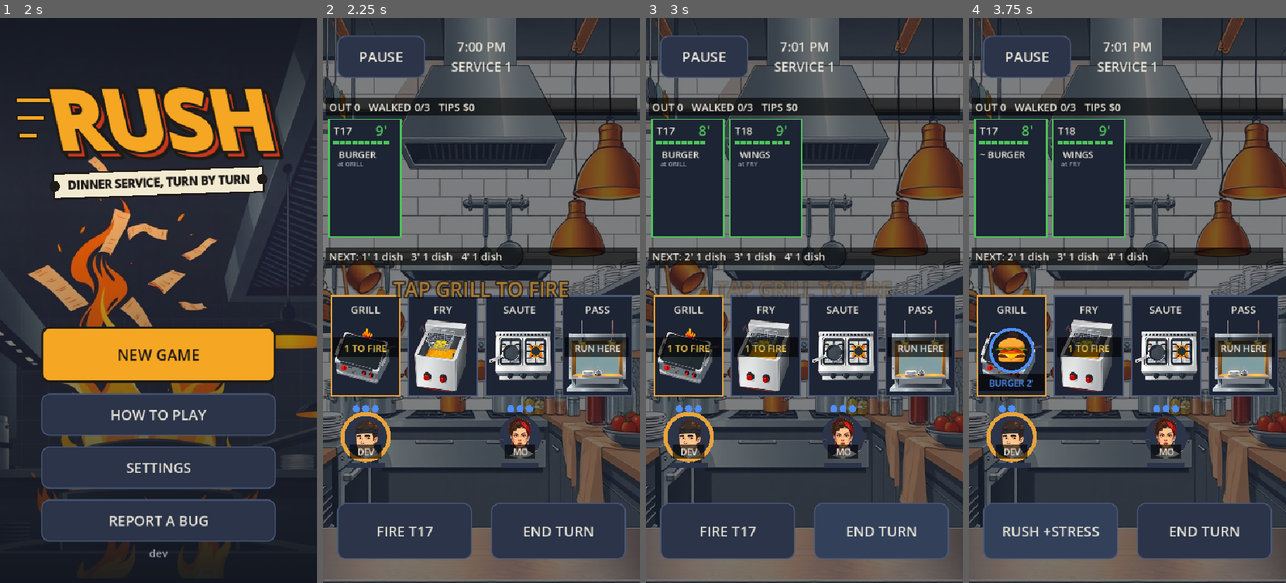
Above: before the commit, frames 1-4 (left to right).
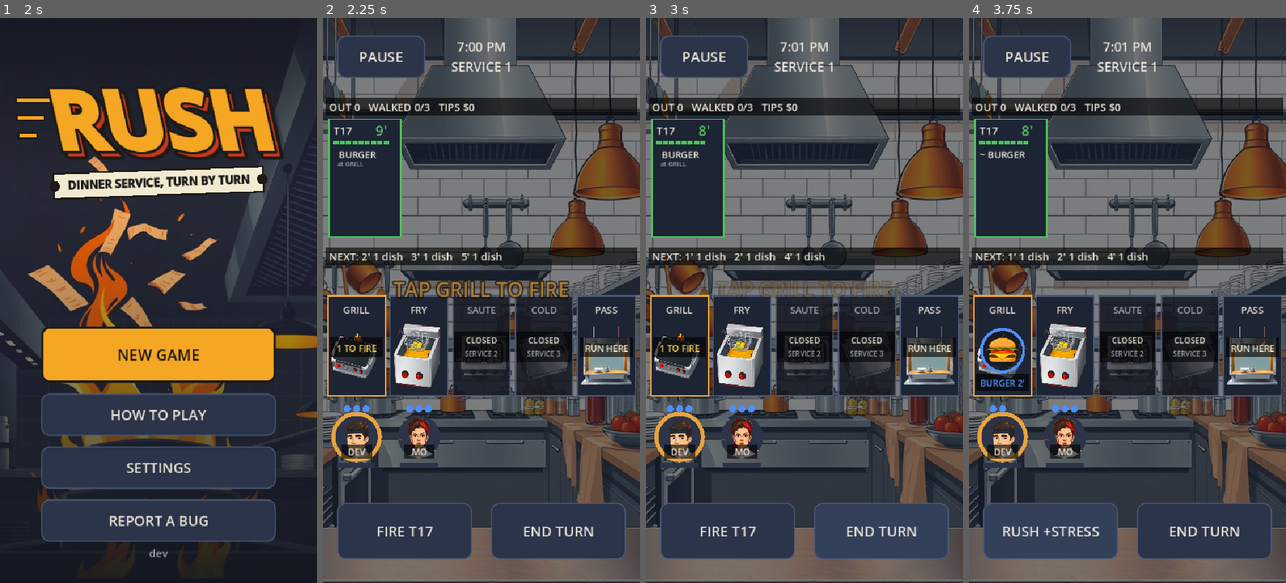
Above: after the commit, the same moments.

Repository: duffpowell-commits/Rush
Game: Godot game, scene res://scenes/boot.tscn
Same seed, same stepped clock (60 frames per second), same inputs: the game is played once before the commit and once after it.
Inputs:
- Up to frame 1 (2 s): click "Skip splash" at 0.5 s; click "SKIP" at 1.25 s
- Up to frame 2 (2.25 s): click "NEW GAME" at 2 s
- Up to frame 3 (3 s): click "END TURN" at 2.75 s
- Up to frame 4 (3.75 s): click "FIRE T17" at 3.5 s

Frame 1 is identical in both runs. In frame 2, 12% of the frame differs, in the area x 1-99%, y 41-80%; in frame 3, 16%; in frame 4, 16%, in the area x 1-99%, y 17-80%.

Commit message:
Stations open as the night goes on: grill + fry, saute in service 2, a new cold station in service 3
Duff's pick (Nov 25, 'by service, automatic'). Kitchen.OPENS; PASS moves to index 4 behind COLD
(salad, cake). Closed stations take no tickets, can't be stood at, are walked past for free, and draw
dimmed with CLOSED / SERVICE N. The service card announces a new station with its art and dishes.
Save v5 migrates a mid-service save onto the longer line with every station open. Curve 7 + 1:
bot s1 ~8%, s2 ~32%, s3 ~48%, s4 ~71% game over. New art: Forge rush-st-cold / dish-salad /
dish-cake (style A). Tests: test_kitchen_stations_open (seen failing). Autoplay: TAP PASS walks past
closed stations, STATIONS PASS.

Co-Authored-By: Claude Opus 5.5 <noreply@anthropic.com>
Claude-Session: https://claude.ai/code/session_01V3sbxLu4c4oLEvnvp25i9E

Diff:
--- a/scripts/autoplay.gd
+++ b/scripts/autoplay.gd
@@ -127,15 +127,18 @@
 	var fired_by_tap := false
 	var coach_up: bool = game.has_node("Coach_fire")
 	await _shot("first_minute")
-	# Walk MO one station left with a tap, then back: moves cost actions.
+	# Walk MO from FRY to the PASS with a tap: one action, because the closed saute and cold
+	# stations in service 1 are walked past for free. A tap on a closed station goes nowhere.
 	await _tap_at(game.field.get_global_transform() * game.cook_pos(1))
-	await _tap_at(game.field.get_global_transform() * game.station_rect(1).get_center())
-	var moved: bool = k.crew[1].at == 1 and k.crew[1].ap == k.ap - 1
+	await _tap_at(game.field.get_global_transform() * game.station_rect(2).get_center())
+	var closed_ok: bool = k.crew[1].at == 1 and "OPENS IN SERVICE 2" in game.note.text
+	await _tap_at(game.field.get_global_transform() * game.station_rect(Kitchen.PASS_IX).get_center())
+	var moved: bool = closed_ok and k.crew[1].at == Kitchen.PASS_IX and k.crew[1].ap == k.ap - 1
 	await _tap_at(game.field.get_global_transform() * game.cook_pos(0))
 	await _tap_at(game.field.get_global_transform() * game.station_rect(0).get_center())
 	await _frames(2)
 	fired_by_tap = k.pans[0].get("dish", "") == "BURGER"
-	_check(coach_up and moved and fired_by_tap, "TAP PASS (hint shown, MO walked to FRY for 1 action, DEV fired the burger)")
+	_check(coach_up and moved and fired_by_tap, "TAP PASS (hint shown, closed SAUTE refused, MO walked FRY->PASS past closed stations for 1 action, DEV fired the burger)")
 	# The next hint follows by itself: after FIRE, END TURN is taught.
 	var next_hint := false
 	for i in 60:
@@ -248,6 +251,10 @@
 	_check(graded and game.level == 2 and not game.between,
 		"GRADE PASS (service 1 graded %s, NEXT SERVICE -> service %d)" % [letter, game.level])
 	# Service 2 opens on its twist card (bus tour, fritz, VIP or critic); HEARD! closes it.
+	# The line grows by service: saute opens in service 2 and the card says so (cold opens in service 3).
+	var ns: Node = game.find_child("NewStation", true, false)
+	_check(ns != null and "SAUTE" in ns.text and game.k.is_open(2) and not game.k.is_open(3),
+		"STATIONS PASS (service 2 opens %s; cold still closed)" % (ns.text if ns != null else "nothing"))
 	var twist: Node = game.find_child("Twist", true, false)
 	var twist_name: String = twist.text if twist != null else "?"
 	await _shot("tonight")
--- a/scripts/game.gd
+++ b/scripts/game.gd
@@ -25,11 +25,12 @@
 const HowToPlay = preload("res://scripts/how_to_play.gd")
 const ART_BG := preload("res://assets/art/bg_line.jpg")
 const ART_STATIONS := [preload("res://assets/art/station_grill.png"), preload("res://assets/art/station_fryer.png"),
-	preload("res://assets/art/station_saute.png"), preload("res://assets/art/station_pass.png")]
+	preload("res://assets/art/station_saute.png"), preload("res://assets/art/station_cold.png"), preload("res://assets/art/station_pass.png")]
 const ART_COOKS := {"DEV": preload("res://assets/art/cook_dev.png"), "MO": preload("res://assets/art/cook_mo.png")}
 const ART_DISHES := {"BURGER": preload("res://assets/art/dish_burger.png"), "STEAK": preload("res://assets/art/dish_steak.png"),
 	"FRIES": preload("res://assets/art/dish_fries.png"), "WINGS": preload("res://assets/art/dish_wings.png"),
-	"PASTA": preload("res://assets/art/dish_pasta.png"), "SCAMPI": preload("res://assets/art/dish_scampi.png")}
+	"PASTA": preload("res://assets/art/dish_pasta.png"), "SCAMPI": preload("res://assets/art/dish_scampi.png"),
+	"SALAD": preload("res://assets/art/dish_salad.png"), "CAKE": preload("res://assets/art/dish_cake.png")}
 const LIVES := 3             # tables you can walk in one service
 
 ## Live sliders (DEV MENU -> TUNE). Applied when a service starts.
@@ -40,7 +41,7 @@
 var crew_ap := 3.0
 var stress_cap := 6.0
 var service_turns := 20.0
-var first_tickets := 8.0
+var first_tickets := 7.0
 var more_tickets := 1.0
 var rush_stress := 1.0
 
@@ -378,24 +379,52 @@
 	_new_service()
 	checkpoint()
 	_after_move()
-	if k.event != "":
+	if k.event != "" or new_station() >= 0:
 		tonight()
+
+
+## The station that opens this service (-1 if none): the line grows by service.
+func new_station() -> int:
+	for i in Kitchen.OPENS.size():
+		if Kitchen.OPENS[i] == k.service and Kitchen.OPENS[i] > 1 and not k.all_open:
+			return i
+	return -1
 
 
 ## The twist card at the top of a service: what's different tonight, one line.
 func tonight() -> void:
-	var ev: Array = Kitchen.EVENTS[k.event]
+	var ns := new_station()
 	get_node("/root/Subs").clear()   # the twist's own cue, not the last turn's sizzle
-	get_node("/root/Subs").cue("[bell: %s]" % ev[0].to_lower())
+	if k.event != "":
+		get_node("/root/Subs").cue("[bell: %s]" % Kitchen.EVENTS[k.event][0].to_lower())
 	# Its own box, not sheet_box: a pause (back, focus-out) on top swaps sheet_box, and HEARD! must
 	# still close this card afterwards.
 	var box := UI.sheet(self)
 	twist_box = box
-	box.add_child(UI.label("TONIGHT", 22, UI.DIM))
-	var head := UI.label(ev[0], 36, MenuArt.FLAME)
-	head.name = "Twist"
-	box.add_child(head)
-	box.add_child(UI.label(ev[1], 24))
+	if ns >= 0:   # the line grows: a station opens tonight, with its dishes
+		var dishes: Array = Kitchen.DISHES.keys().filter(func(d): return Kitchen.DISHES[d].st == ns)
+		var opened := UI.label("NEW STATION: " + Kitchen.STATIONS[ns], 30, UI.ACCENT)
+		opened.name = "NewStation"
+		box.add_child(opened)
+		var row := HBoxContainer.new()
+		row.alignment = BoxContainer.ALIGNMENT_CENTER
+		row.add_theme_constant_override("separation", 12)
+		for tex in [ART_STATIONS[ns]] + dishes.map(func(d): return ART_DISHES[d]):
+			var pic := TextureRect.new()
+			pic.texture = tex
+			pic.expand_mode = TextureRect.EXPAND_IGNORE_SIZE
+			pic.stretch_mode = TextureRect.STRETCH_KEEP_ASPECT_CENTERED
+			pic.custom_minimum_size = Vector2(80, 80)
+			row.add_child(pic)
+		box.add_child(row)
+		box.add_child(UI.label("Now on the menu: " + " and ".join(dishes.map(func(d): return d.to_lower())) + ".", 22))
+	if k.event != "":
+		var ev: Array = Kitchen.EVENTS[k.event]
+		box.add_child(UI.label("TONIGHT", 22, UI.DIM))
+		var head := UI.label(ev[0], 36, MenuArt.FLAME)
+		head.name = "Twist"
+		box.add_child(head)
+		box.add_child(UI.label(ev[1], 24))
 	box.add_child(MenuArt.primary(UI.button("HEARD!", func():
 		UI.close_sheet(box)
 		twist_box = null, 88)))
@@ -500,8 +529,9 @@
 
 func station_rect(i: int) -> Rect2:
 	var w := field.size.x
-	var pad := 14.0
-	var bw := (w - pad * 5.0) / 4.0
+	var n := float(Kitchen.STATIONS.size())
+	var pad := 8.0
+	var bw := (w - pad * (n + 1.0)) / n
 	var y := _rail_y() + 300.0
 	return Rect2(pad + i * (bw + pad), y, bw, 170.0)
 
@@ -550,7 +580,11 @@
 			_after_move()
 			return
 	for i in Kitchen.STATIONS.size():
-		if station_rect(i).grow(6.0).has_point(p):
+		if station_rect(i).grow(4.0).has_point(p):
+			if not k.is_open(i):
+				if note != null:
+					note.text = "%s OPENS IN SERVICE %d" % [Kitchen.STATIONS[i], Kitchen.OPENS[i]]
+				return
 			if k.crew[sel].at == i:
 				act()
 			elif k.move(sel, i):
@@ -576,6 +610,11 @@
 
 
 ## A dark plate behind text that sits on art.
+## The long label if it fits the width at this text size, else the short one.
+func _fit(font: Font, long: String, short: String, width: float, size: int) -> String:
+	return long if font.get_string_size(long, HORIZONTAL_ALIGNMENT_LEFT, -1, UI.font_size(size)).x <= width else short
+
+
 func _plate(f: Control, box: Rect2) -> void:
 	f.draw_rect(box, Color(0, 0, 0, 0.62))
 
@@ -643,10 +682,20 @@
 	for i in Kitchen.STATIONS.size():
 		var r := station_rect(i)
 		var here: bool = k.crew[sel].at == i
+		if not k.is_open(i):   # not open yet tonight: dimmed, with when it opens (word, not colour alone)
+			f.draw_rect(r, Color(UI.panel_color(), 0.6))
+			f.draw_rect(r, Color("4a5878"), false, 2.0)
+			_draw_fit(f, ART_STATIONS[i], Rect2(r.position + Vector2(6, 40), r.size - Vector2(12, 46)))
+			f.draw_rect(r.grow(-2.0), Color(UI.BG, 0.72))
+			f.draw_string(font, r.position + Vector2(0, 30), Kitchen.STATIONS[i], HORIZONTAL_ALIGNMENT_CENTER, r.size.x, UI.font_size(16), UI.DIM)
+			_plate(f, Rect2(r.position.x + 2, r.get_center().y - 24, r.size.x - 4, 52))
+			f.draw_string(font, r.get_center() + Vector2(-r.size.x / 2, -4), "CLOSED", HORIZONTAL_ALIGNMENT_CENTER, r.size.x, UI.font_size(14), ink)
+			f.draw_string(font, r.get_center() + Vector2(-r.size.x / 2, 18), "SERVICE %d" % Kitchen.OPENS[i], HORIZONTAL_ALIGNMENT_CENTER, r.size.x, UI.font_size(12), UI.DIM)
+			continue
 		f.draw_rect(r, UI.panel_color())
 		f.draw_rect(r, UI.ACCENT if here else Color("4a5878"), false, 3.0 if here else 2.0)
 		_draw_fit(f, ART_STATIONS[i], Rect2(r.position + Vector2(6, 40), r.size - Vector2(12, 46)))
-		f.draw_string(font, r.position + Vector2(0, 30), Kitchen.STATIONS[i], HORIZONTAL_ALIGNMENT_CENTER, r.size.x, UI.font_size(18), ink)
+		f.draw_string(font, r.position + Vector2(0, 30), Kitchen.STATIONS[i], HORIZONTAL_ALIGNMENT_CENTER, r.size.x, UI.font_size(16), ink)
 		if i < k.pans.size() and not k.pans[i].is_empty():
 			var p: Dictionary = k.pans[i]
 			var up: bool = p.left <= 0
@@ -674,15 +723,15 @@
 						waiting += 1
 			if waiting > 0:   # work waiting here: what to FIRE, and how much
 				_plate(f, Rect2(r.position.x + 4, r.get_center().y - 14, r.size.x - 8, 32))
-				f.draw_string(font, r.get_center() + Vector2(-r.size.x / 2, 10), "%d TO FIRE" % waiting,
-					HORIZONTAL_ALIGNMENT_CENTER, r.size.x, UI.font_size(16), UI.key("warn"))
+				f.draw_string(font, r.get_center() + Vector2(-r.size.x / 2, 10), _fit(font, "%d TO FIRE" % waiting, "FIRE %d" % waiting, r.size.x - 8, 15),
+					HORIZONTAL_ALIGNMENT_CENTER, r.size.x, UI.font_size(15), UI.key("warn"))
 		elif i == Kitchen.PASS_IX:
 			for w in mini(k.window.size(), 3):   # plates up on the window, waiting for a runner
-				_draw_fit(f, ART_DISHES[k.window[w].dish], Rect2(r.position.x + 6 + w * 36, r.position.y + 34, 40, 40))
+				_draw_fit(f, ART_DISHES[k.window[w].dish], Rect2(r.position.x + 4 + w * 28, r.position.y + 34, 34, 34))
 			_plate(f, Rect2(r.position.x + 4, r.get_center().y - 14, r.size.x - 8, 32))
-			var up := "%d TO RUN" % k.window.size() if not k.window.is_empty() else "RUN HERE"
+			var up := _fit(font, "%d TO RUN" % k.window.size(), "RUN %d" % k.window.size(), r.size.x - 8, 15) if not k.window.is_empty() else _fit(font, "RUN HERE", "RUN", r.size.x - 8, 15)
 			f.draw_string(font, r.get_center() + Vector2(-r.size.x / 2, 10), up, HORIZONTAL_ALIGNMENT_CENTER, r.size.x,
-				UI.font_size(16), UI.key("good") if not k.window.is_empty() else ink)
+				UI.font_size(15), UI.key("good") if not k.window.is_empty() else ink)
 	# --- crew
 	for c in k.crew.size():
 		var cr: Dictionary = k.crew[c]
--- a/scripts/how_to_play.gd
+++ b/scripts/how_to_play.gd
@@ -12,7 +12,7 @@
 	["cook_mo", "END TURN and every clock ticks a minute. Hot work adds stress. Max stress and that cook walks out."],
 	["dish_steak", "Walk 3 tables in one service and the night is over. Clear the service to get a grade."],
 ]
-const TIPS := "Tap a ticket to make FIRE cook it first.\nRUSH takes a minute off a pan, for stress."
+const TIPS := "Tap a ticket to make FIRE cook it first.\nRUSH takes a minute off a pan, for stress.\nThe line grows: saute opens in service 2, cold in service 3."
 
 
 static func open(parent: Node) -> VBoxContainer:
--- a/scripts/kitchen.gd
+++ b/scripts/kitchen.gd
@@ -24,8 +24,12 @@
 }
 const EVENT_IDS := ["tour", "fritz", "vip", "critic"]
 
-const STATIONS := ["GRILL", "FRY", "SAUTE", "PASS"]
-const PASS_IX := 3
+const STATIONS := ["GRILL", "FRY", "SAUTE", "COLD", "PASS"]
+const PASS_IX := 4
+## The line grows as the night goes on (Duff, Nov 25: "add stations as they progress", by service):
+## service 1 is grill + fry, saute opens in service 2, the cold station (salad, cake) in service 3.
+## A closed station is walked past for free and takes no tickets.
+const OPENS := [1, 1, 2, 3]
 
 ## Dish: station it cooks at, minutes on the heat.
 const DISHES := {
@@ -35,6 +39,8 @@
 	"WINGS": {"st": 1, "cook": 2},
 	"PASTA": {"st": 2, "cook": 2},
 	"SCAMPI": {"st": 2, "cook": 1},
+	"SALAD": {"st": 3, "cook": 1},
+	"CAKE": {"st": 3, "cook": 2},
 }
 
 var turns := 20          # service length in minutes (7:00 to 7:20 PM)
@@ -43,7 +49,7 @@
 var stress_cap := 6
 var burn_after := 1      # a finished pan burns at the end of the turn its wait passes this (2 turns to plate at 1)
 var rush_stress := 1     # stress a RUSH costs the cook
-var first_tickets := 8   # tickets in service 1
+var first_tickets := 7   # tickets in service 1 (Nov 25 stations: bot s1 ~8%, s2 ~32%, s3 ~48%, s4 ~71% game over, twists on)
 var more_tickets := 1    # extra tickets each later service (greedy bot with the pass window, 200 seeds: s2 ~41% game over, s3 ~69%; was 6+1 before the window)
 
 var service := 1
@@ -56,6 +62,7 @@
 var served := 0             # tickets out complete
 var walked := 0             # tickets comped this service
 var tips := 0
+var all_open := false      # true: every station open from service 1 (old tests, sweeps)
 var event := ""             # this service's twist (EVENTS), "" in service 1
 var with_events := true     # false: plain services (balance sweeps)
 var critic := ""            # "", "served" or "walked"
@@ -79,8 +86,8 @@
 	rng.seed = seed_value if seed_value != 0 else 1000 + n
 	crew = [_cook("DEV"), _cook("MO")]
 	crew[0].at = 0
-	crew[1].at = 2
-	pans = [{}, {}, {}]
+	pans = [{}, {}, {}, {}]
+	crew[1].at = 2 if is_open(2) else 1
 	window.clear()
 	tickets.clear()
 	incoming.clear()
@@ -129,12 +136,25 @@
 	return DISHES[dish].cook + (1 if event == "fritz" and DISHES[dish].st == 0 else 0)
 
 
+func is_open(st: int) -> bool:
+	return st == PASS_IX or all_open or (st >= 0 and st < OPENS.size() and service >= OPENS[st])
+
+
+## Walking cost between two stations: one action per open stop, closed ones are passed for free.
+func walk_cost(from: int, to: int) -> int:
+	var cost := 0
+	for st in range(mini(from, to) + 1, maxi(from, to) + 1):
+		if is_open(st):
+			cost += 1
+	return cost
+
+
 func _cook(nm: String) -> Dictionary:
 	return {"name": nm, "at": 0, "ap": ap, "stress": 0, "out": false, "hand": {}, "acted": false}
 
 
 func _make_ticket(big: bool) -> Dictionary:
-	var names: Array = DISHES.keys()
+	var names: Array = DISHES.keys().filter(func(d): return is_open(DISHES[d].st))
 	var items: Array = []
 	var k := 4 if big else rng.randi_range(1, 2)
 	for i in k:
@@ -179,9 +199,9 @@
 
 ## Move cook c to station s. Costs 1 AP per station crossed.
 func move(c: int, s: int) -> bool:
-	if not can_act(c) or s < 0 or s >= STATIONS.size() or s == crew[c].at:
-		return false
-	var cost: int = absi(s - crew[c].at)
+	if not can_act(c) or s < 0 or s >= STATIONS.size() or s == crew[c].at or not is_open(s):
+		return false
+	var cost: int = walk_cost(crew[c].at, s)
 	if cost > crew[c].ap:
 		return false
 	crew[c].ap -= cost
@@ -441,7 +461,7 @@
 		"walked": walked, "tips": tips, "done": done, "total": total, "next_id": _next_id,
 		"rng": str(rng.state), "turns": turns, "ticket_time": ticket_time, "ap": ap,
 		"stress_cap": stress_cap, "burn_after": burn_after,
-		"window": window.duplicate(true), "rush_stress": rush_stress, "event": event, "critic": critic}
+		"window": window.duplicate(true), "rush_stress": rush_stress, "event": event, "critic": critic, "all_open": all_open}
 
 
 ## Load a to_dict() back. JSON turns every number into a float, so ints are cast back here.
@@ -466,6 +486,7 @@
 	burn_after = int(d.burn_after)
 	rush_stress = int(d.get("rush_stress", 1))
 	event = str(d.get("event", ""))
+	all_open = bool(d.get("all_open", false))
 	critic = str(d.get("critic", ""))
 	window = []
 	for w in d.window:
@@ -527,6 +548,8 @@
 			if goal < 0 or goal == crew[c].at:
 				break
 			var step: int = crew[c].at + signi(goal - crew[c].at)
+			while not is_open(step):   # walk past closed stations to the next open stop
+				step += signi(goal - crew[c].at)
 			if move(c, step):
 				acts += 1
 			else:
@@ -548,7 +571,7 @@
 	var best := -1
 	for s in pans.size():
 		if pans[s].is_empty() and not _waiting_for(s, 0).is_empty() and not _other_at(c, s):
-			if best < 0 or absi(s - crew[c].at) < absi(best - crew[c].at):
+			if best < 0 or walk_cost(crew[c].at, s) < walk_cost(crew[c].at, best):
 				best = s
 	return best
 
--- a/scripts/save_game.gd
+++ b/scripts/save_game.gd
@@ -7,8 +7,10 @@
 ## Writes go to a temp file first, then replace the real one, so a kill mid-write can't leave
 ## a half-written save.
 
-const VERSION := 4   # 2 (Rush, Nov 25): adds "kitchen", the service in progress; "lives" dropped
+const VERSION := 5   # 2 (Rush, Nov 25): adds "kitchen", the service in progress; "lives" dropped
 # 3 (Rush, Nov 25 playtest): the kitchen gains a pass "window"; plates in a cook's hand move onto it
+# 5 (Rush, Nov 25): a COLD station before the pass (PASS 3 -> 4, a 4th pan); a service saved before it
+#   keeps every station open (its tickets may need saute in service 1)
 # 4 (Rush, Nov 25): "cash" (banked tips) and "perks" (upgrades bought tonight) carry between services
 var path := "user://run.json"
 
@@ -72,4 +74,13 @@
 		d["cash"] = 0
 		d["perks"] = []
 		d["_version"] = 4
+	if int(d.get("_version", 1)) < 5:
+		var kd5: Variant = d.get("kitchen", null)
+		if kd5 is Dictionary and kd5.get("pans", []) is Array and (kd5.pans as Array).size() == 3:
+			kd5.pans.append({})   # the new COLD pan sits at index 3, before the pass
+			for c in kd5.get("crew", []):
+				if c is Dictionary and int(c.get("at", 0)) == 3:
+					c.at = 4   # was at the pass
+			kd5["all_open"] = true
+		d["_version"] = 5
 	return d
--- a/tests/run_tests.gd
+++ b/tests/run_tests.gd
@@ -354,6 +354,7 @@
 
 func _kitchen() -> Kitchen:
 	var k := Kitchen.new()
+	k.all_open = true   # rule tests use the whole line; test_kitchen_stations_open covers the unlocks
 	k.start(1)
 	return k
 
@@ -369,10 +370,10 @@
 	k.end_turn()
 	check(k.pans[0].left == 0 and k.action_here(0) == "PLATE", "burger is up after 2 minutes")
 	check(k.plate(0) and k.window.size() == 1 and k.window[0].dish == "BURGER", "plated up onto the pass window")
-	check(not k.move(0, 3), "can't cross 3 stations on 2 actions")
+	check(not k.move(0, Kitchen.PASS_IX), "can't cross 4 stations on 2 actions")
 	check(k.move(0, 2) and k.crew[0].ap == 0, "2 stations = 2 actions")
 	k.end_turn()
-	check(k.move(0, 3) and k.action_here(0) == "RUN" and k.run(0), "walk to the pass and run it")
+	check(k.move(0, Kitchen.PASS_IX) and k.action_here(0) == "RUN" and k.run(0), "walk to the pass and run it")
 	check(k.served == 1 and k.tips > 0 and k.ticket(1).is_empty(), "ticket out, tips paid")
 
 
@@ -494,7 +495,7 @@
 func test_save_migrates_v1() -> void:
 	var sv = load("res://scripts/save_game.gd").new()
 	var d: Dictionary = sv._migrate({"_version": 1, "level": 3, "score": 9, "lives": 2})
-	check(int(d.level) == 3 and int(d.score) == 9 and not d.has("lives") and int(d._version) == 4, "v1 -> v4")
+	check(int(d.level) == 3 and int(d.score) == 9 and not d.has("lives") and int(d._version) == 5, "v1 -> v5")
 	sv.free()
 
 
@@ -559,7 +560,7 @@
 	check(k.pans[2].is_empty(), "its pan was cleared")
 	check(k.plate(0) and k.window.size() == 1, "fries up on the window")
 	check(k.crew[0].hand.is_empty(), "DEV's hands stay free")
-	k.crew[1].at = 3
+	k.crew[1].at = Kitchen.PASS_IX
 	check(k.action_here(1) == "RUN" and k.run(1) and k.served == 1, "MO runs it from the pass")
 	k.window = [{"tid": 999, "dish": "PASTA"}]
 	k.tickets = [{"id": 999, "table": 3, "items": [{"dish": "PASTA", "state": "carried"}], "time": 1, "big": false}]
@@ -576,7 +577,7 @@
 	kd.erase("window")
 	kd.crew[0].hand = {"tid": 1, "dish": "BURGER"}
 	var d: Dictionary = sv._migrate({"_version": 2, "level": 1, "score": 0, "kitchen": kd})
-	check(int(d._version) == 4 and d.kitchen.window.size() == 1 and d.kitchen.crew[0].hand.is_empty(), "hand -> window")
+	check(int(d._version) == 5 and d.kitchen.window.size() == 1 and d.kitchen.crew[0].hand.is_empty(), "hand -> window")
 	var b := Kitchen.new()
 	check(b.from_dict(d.kitchen) and b.window.size() == 1, "and it loads")
 	sv.free()
@@ -609,7 +610,7 @@
 		check(String(Upgrades.ALL[id].says).length() <= 26, id + " fits the button")
 	var sv = load("res://scripts/save_game.gd").new()
 	var d: Dictionary = sv._migrate({"_version": 3, "level": 2, "score": 8})
-	check(int(d._version) == 4 and int(d.cash) == 0 and (d.perks as Array).is_empty(), "v3 -> v4")
+	check(int(d._version) == 5 and int(d.cash) == 0 and (d.perks as Array).is_empty(), "v3 -> v4")
 	sv.free()
 
 
@@ -662,3 +663,43 @@
 	k.event = ev
 	k._set_up_event()
 	return k
+
+
+## The line grows by service: grill + fry, then saute (service 2), then cold (service 3). Closed
+## stations take no tickets, can't be stood at, and are walked past for free.
+func test_kitchen_stations_open() -> void:
+	for n in [1, 2, 3]:
+		var k := Kitchen.new()
+		k.with_events = false
+		k.start(n, 77)
+		var sts := {}
+		for inc in k.incoming:
+			for it in inc.ticket.items:
+				sts[Kitchen.DISHES[it.dish].st] = true
+		for t in k.tickets:
+			for it in t.items:
+				sts[Kitchen.DISHES[it.dish].st] = true
+		var want: Array = [[0, 1], [0, 1, 2], [0, 1, 2, 3]][n - 1]
+		check(sts.keys().all(func(x): return want.has(x)), "service %d only orders from open stations (%s)" % [n, sts.keys()])
+		check(k.crew.all(func(c): return k.is_open(c.at)), "service %d cooks start at open stations" % n)
+	var one := Kitchen.new()
+	one.start(1, 5)
+	check(not one.move(0, 2) and not one.move(0, 3), "can't stand at a closed station")
+	check(one.walk_cost(1, Kitchen.PASS_IX) == 1, "fry to pass skips the closed saute and cold (1 action)")
+	check(one.move(1, Kitchen.PASS_IX) and one.crew[1].ap == one.ap - 1, "and it really costs 1")
+	var three := Kitchen.new()
+	three.start(3, 5)
+	check(three.walk_cost(0, Kitchen.PASS_IX) == 4, "service 3: grill to pass is 4 stops")
+	var sv = load("res://scripts/save_game.gd").new()
+	var old := Kitchen.new()
+	old.all_open = true
+	old.start(1, 3)
+	var kd: Dictionary = old.to_dict()
+	kd.pans = [{}, {}, {"tid": 1, "dish": "PASTA", "left": 1, "sat": 0, "rushed": false}]
+	kd.crew[1].at = 3
+	kd.erase("all_open")
+	var d: Dictionary = sv._migrate({"_version": 4, "level": 1, "score": 0, "cash": 0, "perks": [], "kitchen": kd})
+	var back := Kitchen.new()
+	check(back.from_dict(d.kitchen) and back.crew[1].at == Kitchen.PASS_IX and back.pans[2].dish == "PASTA"
+		and back.pans[3].is_empty() and back.is_open(2), "a v4 mid-service save loads onto the longer line")
+	sv.free()
Binary file added: assets/art/dish_cake.png
Not shown, added: assets/art/dish_cake.png.import
Binary file added: assets/art/dish_salad.png
Not shown, added: assets/art/dish_salad.png.import
Binary file added: assets/art/station_cold.png
Not shown, added: assets/art/station_cold.png.import
Binary file changed: docs/renders/flow_char_climb.png
Binary file changed: docs/renders/flow_char_crouch.png
Binary file changed: docs/renders/flow_char_jump.png
Binary file changed: docs/renders/flow_char_punch.png
Binary file changed: docs/renders/flow_char_ragdoll.png
Binary file changed: docs/renders/flow_char_run.png
(and 27 more such lines)
